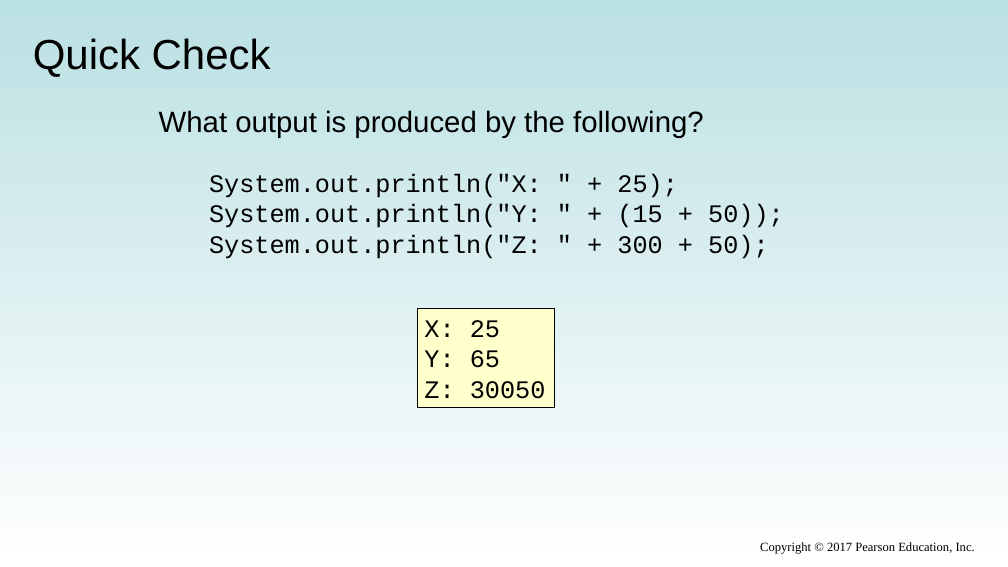
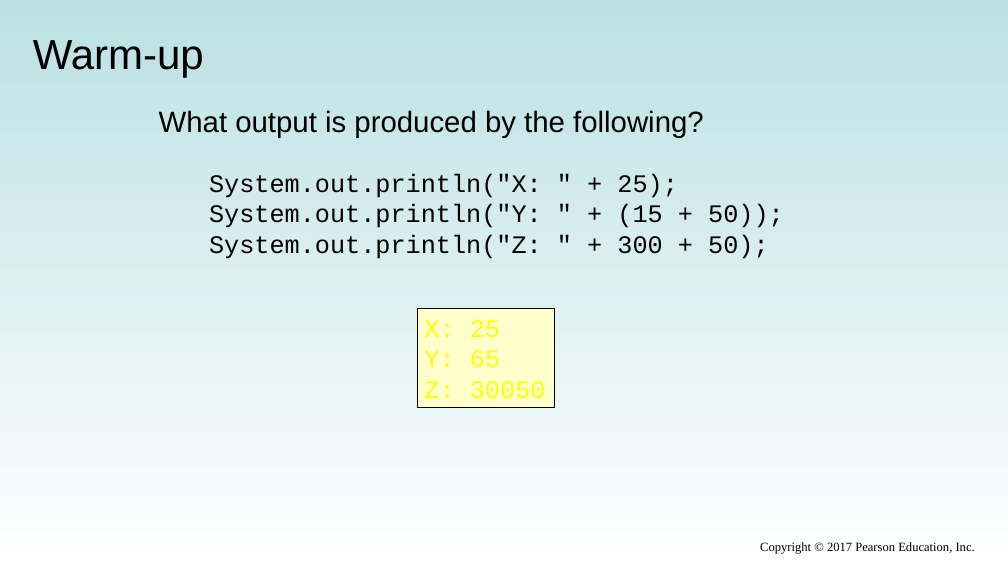
Before and after one commit to xiaoleibi/DMU26, a slide deck: slide 2 of ppt/Uge38 Datatype og expression (1).pptx (slide 3 before the commit). Drawn at 1008x567 pixels with LibreOffice and Linux fonts; fonts in the diff are those of the drawing. Boxes give left, top, right and bottom in pixels: in the first picture for what was removed or moved away, otherwise in the second. Text is boxed around its words. In the diff, an @@ line names an element or a change of style, - is before the commit and + after.

```diff
--- a/ppt/Uge38 Datatype og expression (1).pptx
+++ b/ppt/Uge38 Datatype og expression (1).pptx
@@ title at [33, 40, 204, 77]: text changed @@
-Quick Check
+Warm-up
@@ rectangle "X: 25" at [417, 309, 555, 408]: text colour #000000 to #FFFF00 @@
```
Also in this commit, not shown: 11 other slides changed, 2 slides added, 4 slides removed, 1 other file.
